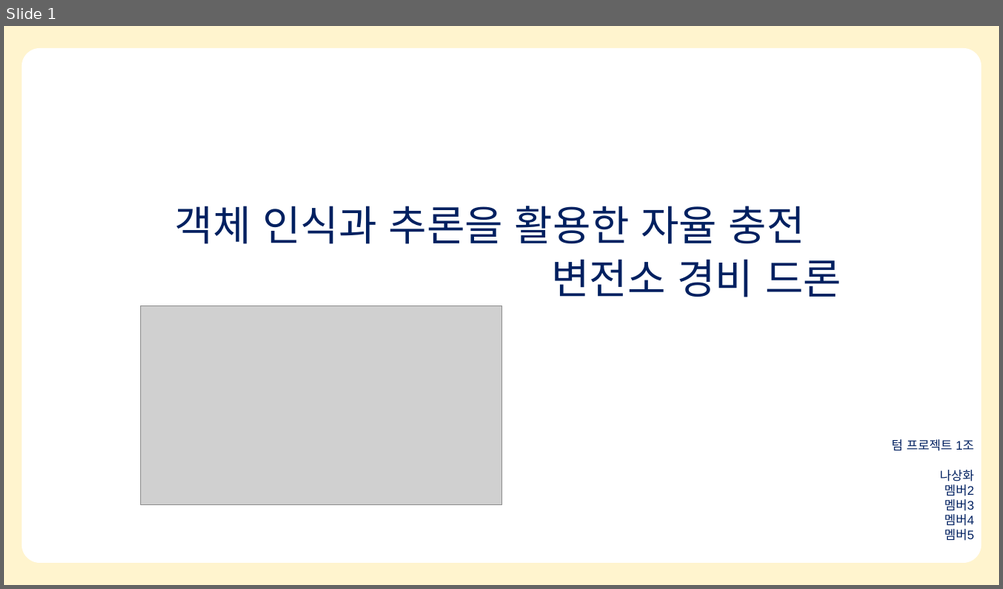
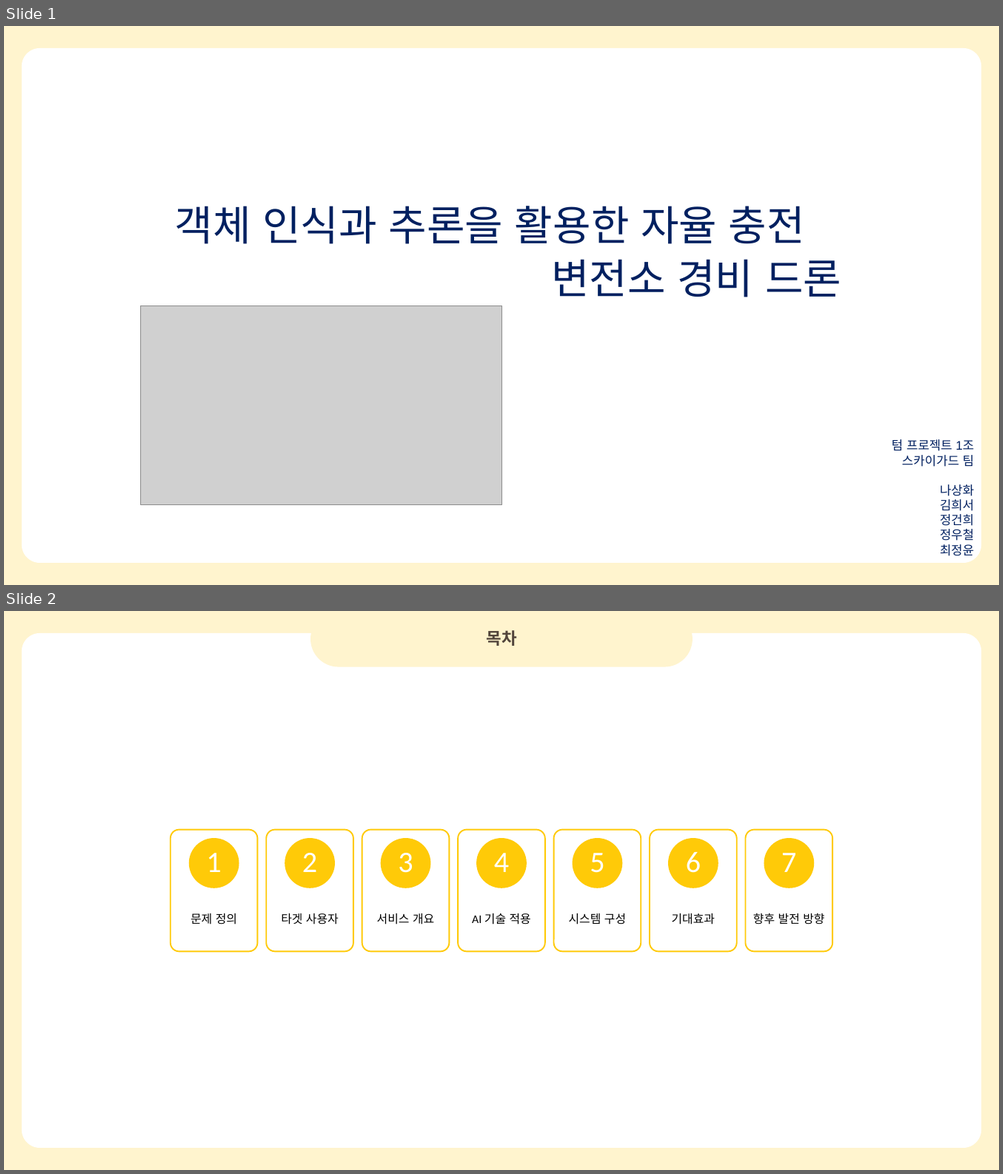
Before and after one commit to Sanghwa-Na/Codyssey, a slide deck: 입학연수과정/텀 프로젝트/객체 인식과 추론을 활용한 자율 충전 변전소 드론.pptx. Shown one above the other, each under a label of ours: slide 1 before the commit, slides 1 and 2 after it. The pictures are 1003x589 and 1003x1174 pixels, drawn with LibreOffice and Linux fonts; fonts in the diff are those of the drawing; grey boxes stand for pictures. Boxes give left, top, right and bottom in pixels: in the first picture for what was removed or moved away, otherwise in the second. Text is boxed around its words. In the diff, an @@ line names an element or a change of style, - is before the commit and + after.

```diff
--- a/입학연수과정/텀 프로젝트/객체 인식과 추론을 활용한 자율 충전 변전소 드론.pptx
+++ b/입학연수과정/텀 프로젝트/객체 인식과 추론을 활용한 자율 충전 변전소 드론.pptx
@@ slide 2 added at bbox=[4, 611, 999, 1170], background #FFFFFF; not listed: 2 template elements that a slide beside it also shows @@
@@ freeform shape added at bbox=[310, 611, 692, 667], fill #FFF4CE @@
@@ text added at bbox=[486, 630, 517, 646], 24 pt, text #51443B, bold @@
+목차
@@ group added at bbox=[170, 830, 832, 951]: 14 texts, 7 rounded rectangles, 7 ellipses @@
+문제 정의
+1
+타겟 사용자
+2
+서비스 개요
+3
+AI 기술 적용
+4
+시스템 구성
+5
+기대효과
+6
+향후 발전 방향
+7
@@ slide 1 changed as well @@
@@ text at bbox=[902, 455, 973, 467]: paragraph added @@
+스카이가드 팀
@@ text at bbox=[939, 500, 973, 557]: text changed @@
-멤버2
-멤버3
-멤버4
-멤버5
+김희서
+정건희
+정우철
+최정윤
```
Also in this commit, not shown: 1 other slide changed, 5 other slides added, 8 slides removed.
